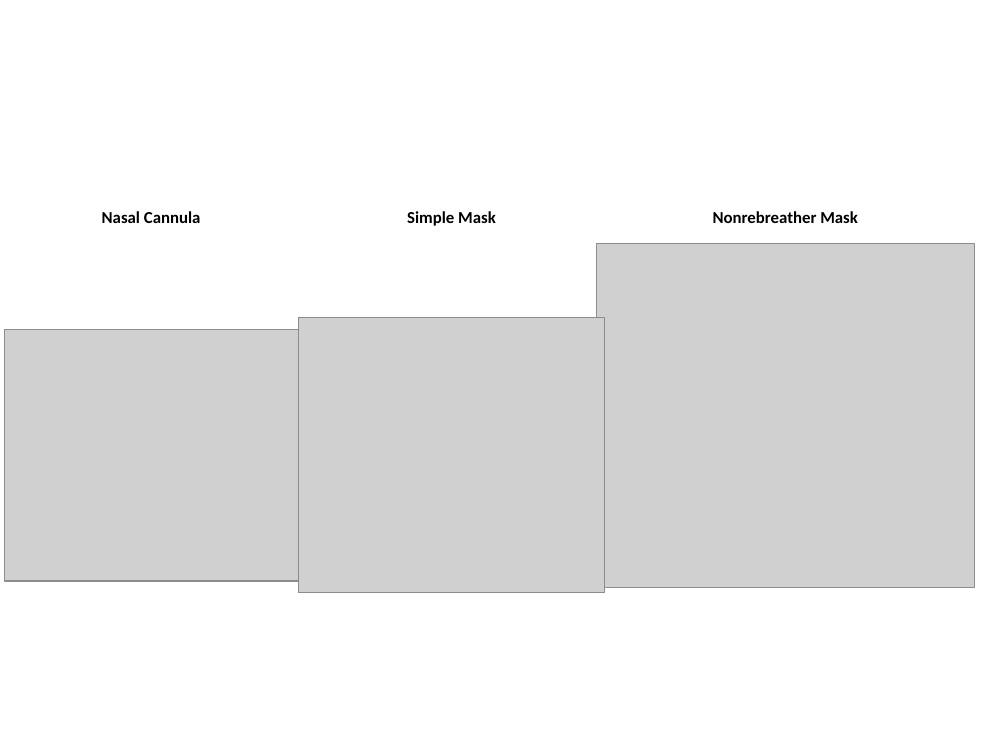
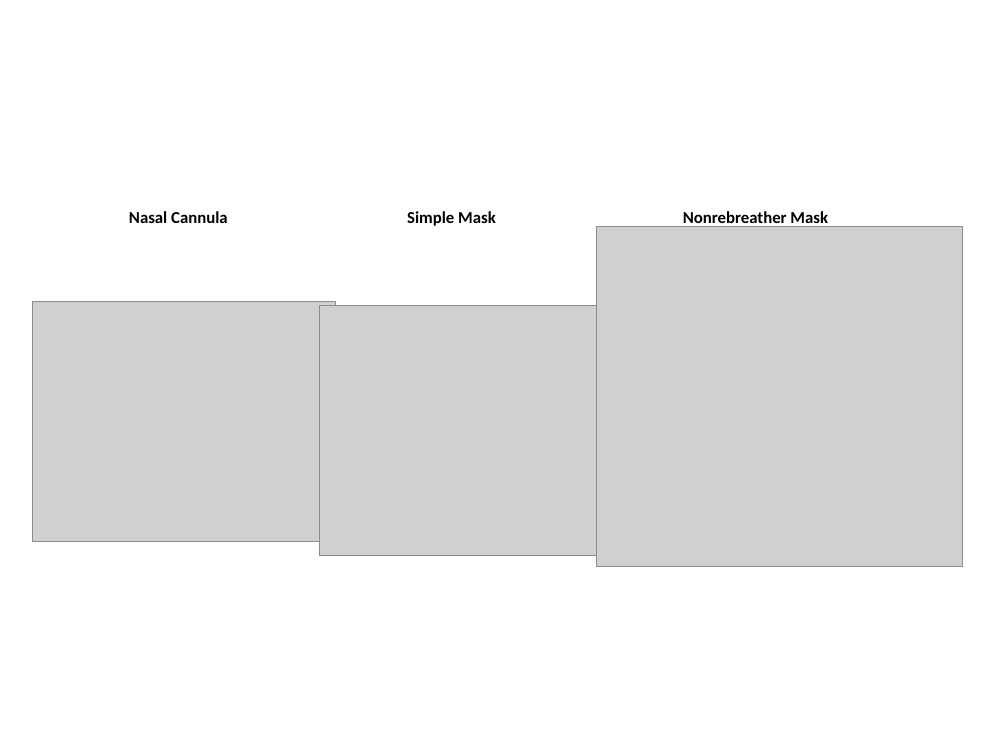
Before and after one commit to shawnhuyiwen/pulse, a slide deck: slide 17 of docs/Figures/RespiratoryWorking.pptx. Drawn at 1008x756 pixels with LibreOffice and Linux fonts; fonts in the diff are those of the drawing; grey boxes stand for pictures. Boxes give left, top, right and bottom in pixels: in the first picture for what was removed or moved away, otherwise in the second. Text is boxed around its words. In the diff, an @@ line names an element or a change of style, - is before the commit and + after.

```diff
--- a/docs/Figures/RespiratoryWorking.pptx
+++ b/docs/Figures/RespiratoryWorking.pptx
@@ text "Nasal Cannula": place and size @@
-text "Nasal Cannula" at <box>102,211,201,223</box>
+text "Nasal Cannula" at <box>129,211,228,223</box>
@@ text "Nonrebreather Mask" rewrapped from <box>713,211,858,223</box> to <box>683,211,828,227</box> @@
@@ picture: place and size @@
-picture at <box>597,244,975,589</box>
+picture at <box>597,227,964,566</box>
@@ picture: place and size @@
-picture at <box>4,329,298,581</box>
+picture at <box>33,301,337,541</box>
@@ picture: place and size @@
-picture at <box>298,318,605,593</box>
+picture at <box>320,306,614,556</box>
```
Also in this commit, not shown: 10 other files.
